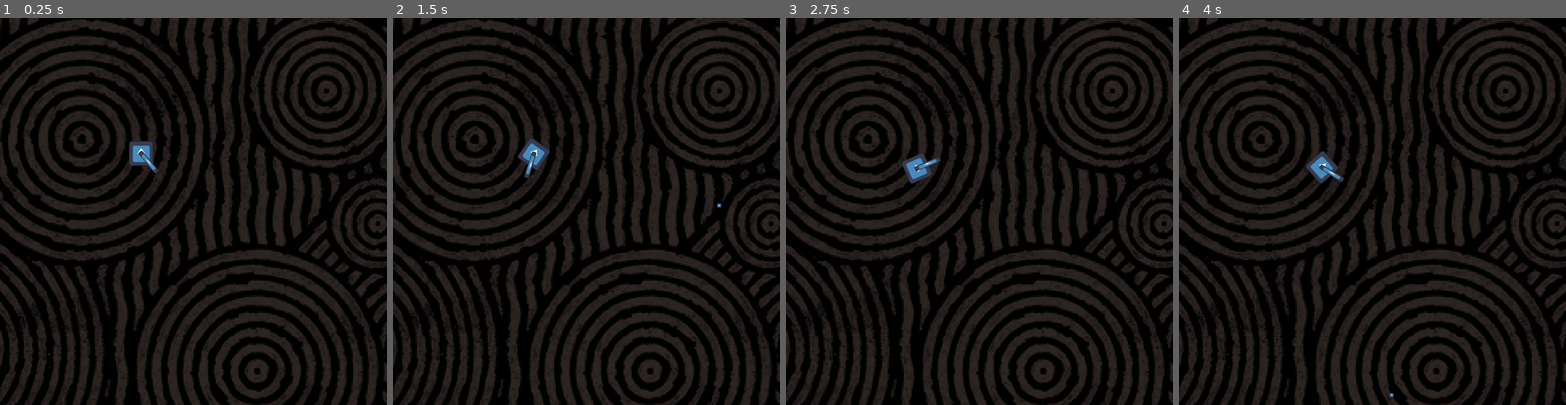
Above: before the commit, frames 1-4 (left to right).
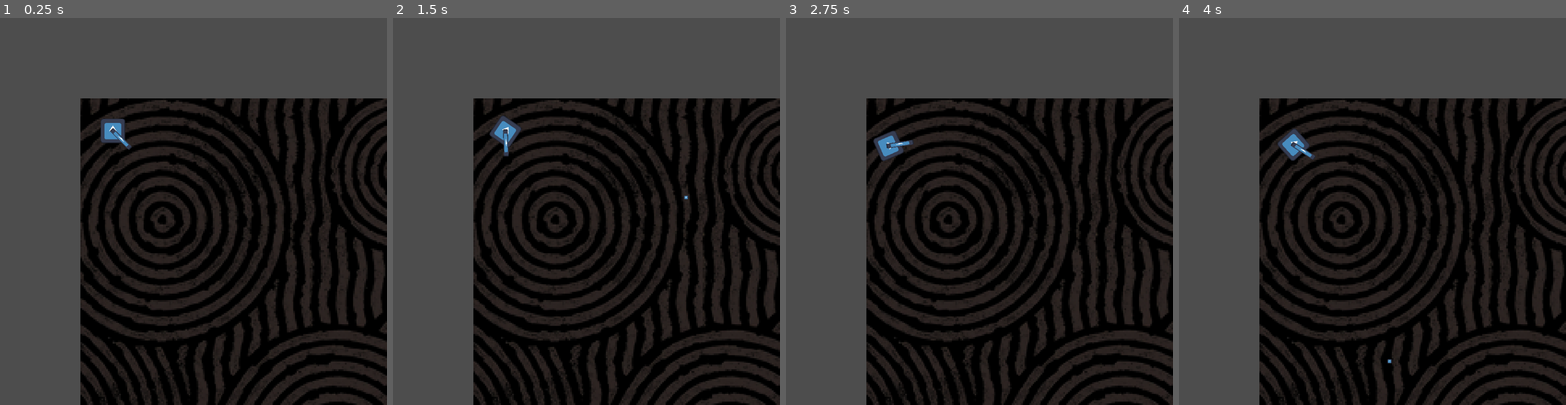
Above: after the commit, the same moments.

Repository: 4wardAerial/spaceInvaders
Game: Godot game, scene res://objects/game/game.tscn
Two runs of this game, one before a commit and one after it. Both use one fixed random seed, a clock stepped at 60 frames per second and the inputs below. The engine's default icon, where the game draws it, is replaced by a stand-in: a white triangle on a blue panel in a dark square.
Inputs (mouse positions are in pixels of both pictures, inside the frame that each line leads up to):
- Up to frame 1 (0.25 s): no input
- Up to frame 2 (1.5 s): tap Enter at 0.5 s; move the mouse to (671, 192) at 0.52 s; hold D (right) 0.53-1.28 s; click (671, 192) at 0.6 s; move the mouse to (509, 230) at 1.27 s; hold S (down) from 1.28 s (still down); right-click (509, 230) at 1.35 s
- Up to frame 3 (2.75 s): move the mouse to (1018, 126) at 2.02 s; release S (down) at 2.03 s; hold D (right) from 2.03 s (still down); tap Space (special2) at 2.1 s
- Up to frame 4 (4 s): move the mouse to (1353, 288) at 2.77 s; release D (right) at 2.78 s; hold W (up) 2.78-3.53 s; click (1353, 288) at 2.85 s; move the mouse to (1488, 269) at 3.52 s; hold A (left) from 3.53 s (still down); right-click (1488, 269) at 3.6 s

The runs differ from the first frame. In frame 1, 66% of the frame differs, in the area x 0-100%, y 0-100%; in frame 2, 66%; in frame 3, 66%; in frame 4, 66%.

Commit message:
Makes camera its own node

Diff:
--- /dev/null
+++ b/objects/camera/camera.gd
@@ -0,0 +1,10 @@
+extends Camera2D
+
+@onready var player = get_node("../player")
+
+func follow_player() -> void:
+	if player != null:
+		position = player.position
+
+func _process(delta: float) -> void:
+	follow_player()
--- /dev/null
+++ b/objects/camera/camera.tscn
@@ -0,0 +1,12 @@
+[gd_scene load_steps=2 format=3 uid="uid://begojkm01xxoc"]
+
+[ext_resource type="Script" path="res://objects/camera/camera.gd" id="1_jhyql"]
+
+[node name="camera" type="Camera2D"]
+zoom = Vector2(0.75, 0.75)
+limit_left = -250
+limit_top = -250
+limit_right = 9850
+limit_bottom = 5650
+position_smoothing_enabled = true
+script = ExtResource("1_jhyql")
--- a/objects/game/game.gd
+++ b/objects/game/game.gd
@@ -13,3 +13,9 @@
 
 func _on_player_special_2_shot() -> void:
 	print("SPECIAL 2")
+
+func _on_player_fell_off() -> void:
+	$player.queue_free()
+
+func _ready() -> void:
+	$player.position = Vector2(100, 100)
--- a/objects/game/game.tscn
+++ b/objects/game/game.tscn
@@ -1,8 +1,9 @@
-[gd_scene load_steps=4 format=3 uid="uid://yigyivraypeq"]
+[gd_scene load_steps=5 format=3 uid="uid://yigyivraypeq"]
 
 [ext_resource type="PackedScene" uid="uid://q0rt42xv4m8w" path="res://objects/world/world.tscn" id="1_n7f5k"]
 [ext_resource type="Script" path="res://objects/game/game.gd" id="1_usc70"]
 [ext_resource type="PackedScene" uid="uid://cj1wjowq1pqmi" path="res://objects/player/player.tscn" id="2_q1pno"]
+[ext_resource type="PackedScene" uid="uid://begojkm01xxoc" path="res://objects/camera/camera.tscn" id="4_iddxc"]
 
 [node name="game" type="Node2D"]
 script = ExtResource("1_usc70")
@@ -12,8 +13,12 @@
 [node name="player" parent="." instance=ExtResource("2_q1pno")]
 position = Vector2(438, 420)
 
+[node name="camera" parent="." instance=ExtResource("4_iddxc")]
+position = Vector2(438, 420)
+
 [node name="projectiles" type="Node2D" parent="."]
 
 [connection signal="bullet_shot" from="player" to="." method="_on_player_bullet_shot"]
+[connection signal="fell_off" from="player" to="." method="_on_player_fell_off"]
 [connection signal="special_1_shot" from="player" to="." method="_on_player_special_1_shot"]
 [connection signal="special_2_shot" from="player" to="." method="_on_player_special_2_shot"]
--- a/objects/player/player.tscn
+++ b/objects/player/player.tscn
@@ -31,14 +31,6 @@
 rotation = -1.57079
 shape = SubResource("CapsuleShape2D_ek3hn")
 
-[node name="playerCamera" type="Camera2D" parent="."]
-zoom = Vector2(0.75, 0.75)
-limit_left = 0
-limit_top = 0
-limit_right = 9600
-limit_bottom = 5400
-position_smoothing_enabled = true
-
 [node name="playerTimers" type="Node2D" parent="."]
 
 [node name="attackCooldown" type="Timer" parent="playerTimers"]
--- a/objects/player/playerBody.gd
+++ b/objects/player/playerBody.gd
@@ -3,6 +3,7 @@
 signal bullet_shot(posit, direct)
 signal special_1_shot
 signal special_2_shot
+signal fell_off
 
 const SPEED : float = 100.0
 const ROTATION_SPEED : float = 0.8
@@ -66,7 +67,12 @@
 		$playerTimers/special2Cooldown.start(5.0)
 		special_2_shot.emit()
 
+func check_position() -> void:
+	if position.x < 0 or position.x > 9600 or position.y < 0 or position.y > 5400:
+		fell_off.emit()
+
 func _process(delta: float) -> void:
+	check_position()
 	cannon_rotation()
 	specials_input()
 
